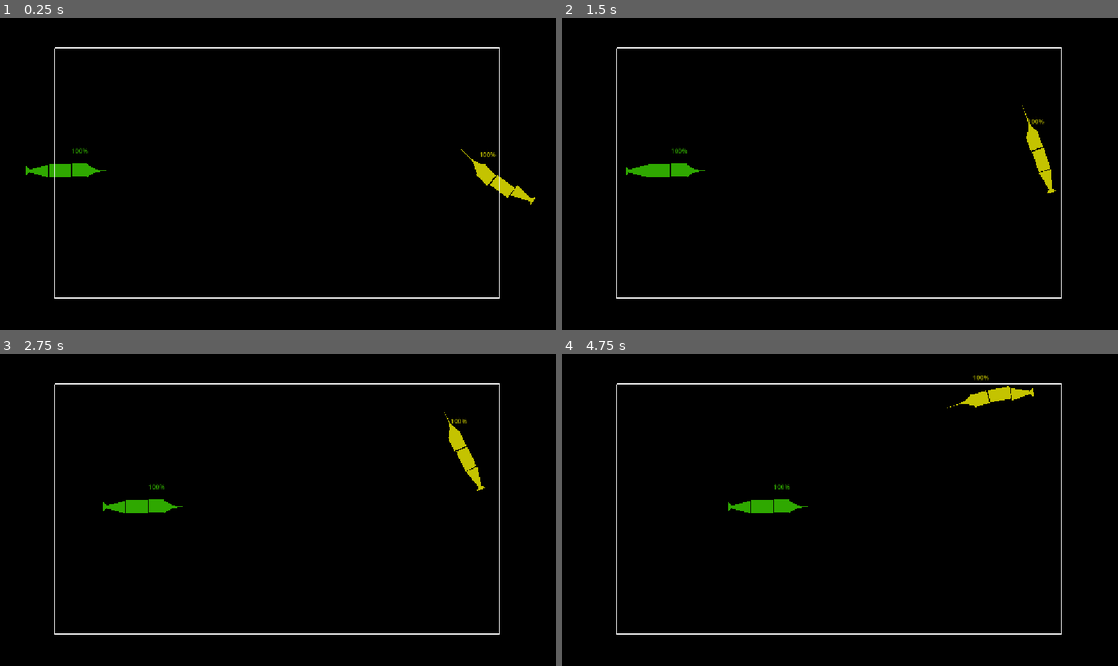
Above: before the commit, frames 1-4 (two rows, left to right).
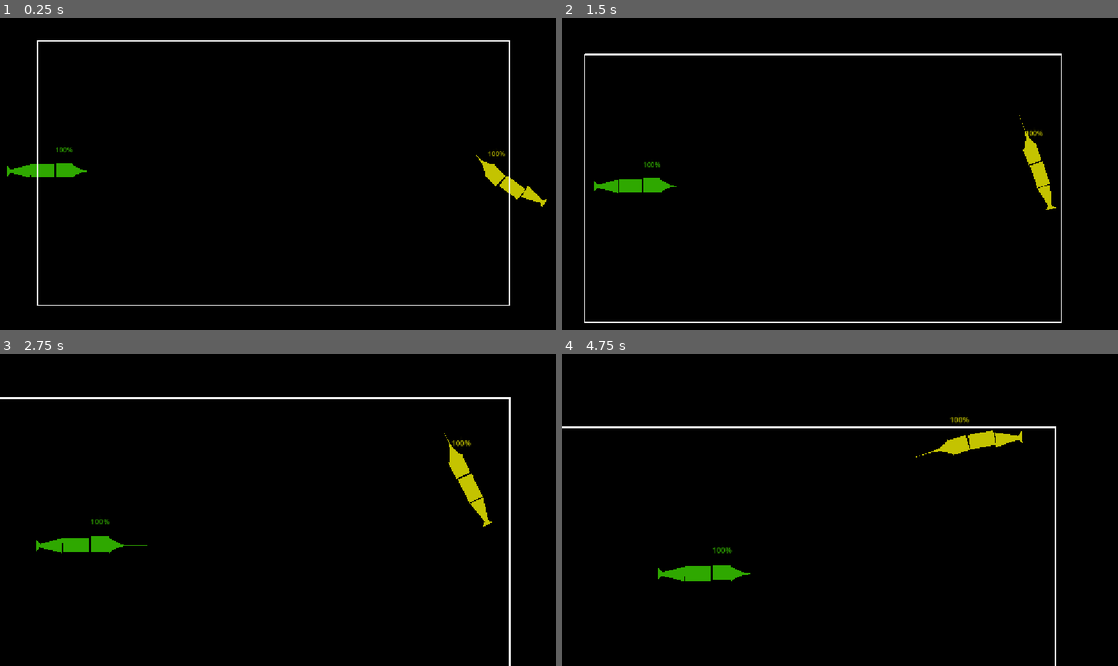
Above: after the commit, the same moments.

Repository: Monk135/FishedUp
Game: Godot game, scene res://scenes/Maps/Gym/gym.tscn
The game is run twice, just before and just after one commit, with the same random seed, the same clock (stepped at 60 frames per second) and the same inputs. The project has no main scene, so this scene is started directly.
Inputs:
- Up to frame 1 (0.25 s): no input
- Up to frame 2 (1.5 s): hold D (move_right_p1) 0.53-1.28 s; tap Down (move_down_p2) at 0.6 s; hold S (move_down_p1) from 1.28 s (still down); tap Left (move_left_p2) at 1.35 s
- Up to frame 3 (2.75 s): release S (move_down_p1) at 2.03 s; hold D (move_right_p1) from 2.03 s (still down); tap Right (move_right_p2) at 2.1 s
- Up to frame 4 (4.75 s): release D (move_right_p1) at 2.78 s; hold W (move_up_p1) 2.78-3.53 s; tap Up (move_up_p2) at 2.85 s; hold A (move_left_p1) from 3.53 s (still down); tap Down (move_down_p2) at 3.6 s; tap Left (move_left_p2) at 4.35 s

The runs differ from the first frame. In frame 1, 2.7% of the frame differs, in the area x 1-99%, y 7-93%; in frame 2, 3.4%; in frame 3, 3.8%; in frame 4, 3.9%, in the area x 0-90%, y 6-100%.

Commit message:
Dynamic Camera

Diff:
--- a/scenes/Maps/Gym/gym.tscn
+++ b/scenes/Maps/Gym/gym.tscn
@@ -1,7 +1,8 @@
-[gd_scene load_steps=4 format=3 uid="uid://x7pnoqujujxs"]
+[gd_scene load_steps=5 format=3 uid="uid://x7pnoqujujxs"]
 
 [ext_resource type="PackedScene" uid="uid://b184xgi2m7edi" path="res://scenes/characters/fish.tscn" id="1_mosdk"]
 [ext_resource type="Script" uid="uid://d227566xm7cxg" path="res://scenes/Maps/Gym/gym.gd" id="1_x2dp0"]
+[ext_resource type="PackedScene" uid="uid://lep4oymjldoj" path="res://scenes/Menus_&_UI/Cam_Dynamic.tscn" id="3_axptr"]
 
 [sub_resource type="PlaceholderTexture2D" id="PlaceholderTexture2D_x2dp0"]
 
@@ -30,6 +31,6 @@
 initial_angle_degrees = 180.0
 passive_thrust = 400.0
 
-[node name="Camera2D" type="Camera2D" parent="."]
-position = Vector2(578, 326)
-zoom = Vector2(0.8, 0.8)
+[node name="CamDynamic" parent="." instance=ExtResource("3_axptr")]
+position = Vector2(577, 327)
+max_zoom = 1.0
--- /dev/null
+++ b/scenes/Menus_&_UI/Cam_Dynamic.tscn
@@ -0,0 +1,6 @@
+[gd_scene load_steps=2 format=3 uid="uid://lep4oymjldoj"]
+
+[ext_resource type="Script" uid="uid://cyuectba3okqx" path="res://scripts/Scr_DynamicCamera.gd" id="1_2io05"]
+
+[node name="CamDynamic" type="Camera2D"]
+script = ExtResource("1_2io05")
--- /dev/null
+++ b/scripts/Scr_DynamicCamera.gd
@@ -0,0 +1,47 @@
+extends Camera2D
+
+@export var map_size: Vector2 = Vector2(1920, 1080)
+@export var min_zoom: float = 0.3
+@export var max_zoom: float = 2.0
+@export var zoom_margin: float = 200.0
+@export var follow_speed: float = 5.0
+
+var map_start: Vector2
+var map_end: Vector2
+
+func _ready() -> void:
+	anchor_mode = AnchorMode.ANCHOR_MODE_DRAG_CENTER
+	# Use camera's initial position as the map center
+	map_start = global_position - map_size / 2.0
+	map_end = global_position + map_size / 2.0
+
+func _physics_process(delta: float) -> void:
+	var fish := get_tree().get_nodes_in_group("fish")
+	if fish.is_empty():
+		return
+
+	var min_pos := Vector2(INF, INF)
+	var max_pos := Vector2(-INF, -INF)
+	for f in fish:
+		var pos: Vector2 = f.global_position
+		min_pos.x = min(min_pos.x, pos.x)
+		min_pos.y = min(min_pos.y, pos.y)
+		max_pos.x = max(max_pos.x, pos.x)
+		max_pos.y = max(max_pos.y, pos.y)
+
+	var target_pos := (min_pos + max_pos) / 2.0
+
+	var spread := max_pos - min_pos + Vector2(zoom_margin, zoom_margin) * 2.0
+	var viewport_size := get_viewport_rect().size
+	var target_zoom_value : float = min(
+		viewport_size.x / spread.x,
+		viewport_size.y / spread.y
+	)
+	target_zoom_value = clamp(target_zoom_value, min_zoom, max_zoom)
+
+	var half_view := viewport_size / (2.0 * target_zoom_value)
+	target_pos.x = clamp(target_pos.x, map_start.x + half_view.x, map_end.x - half_view.x)
+	target_pos.y = clamp(target_pos.y, map_start.y + half_view.y, map_end.y - half_view.y)
+
+	global_position = global_position.lerp(target_pos, follow_speed * delta)
+	zoom = zoom.lerp(Vector2.ONE * target_zoom_value, follow_speed * delta)
Not shown, added: scripts/Scr_DynamicCamera.gd.uid
